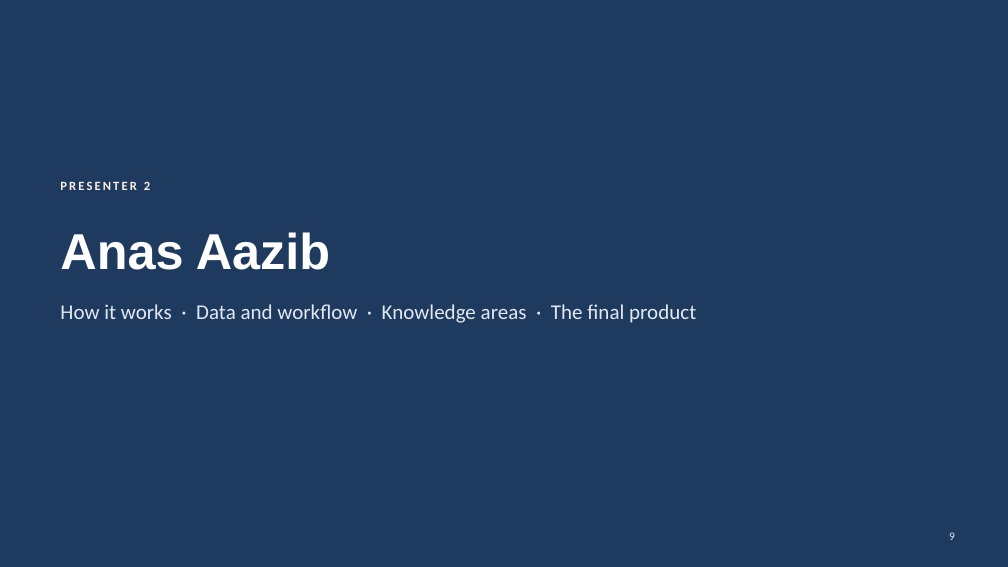
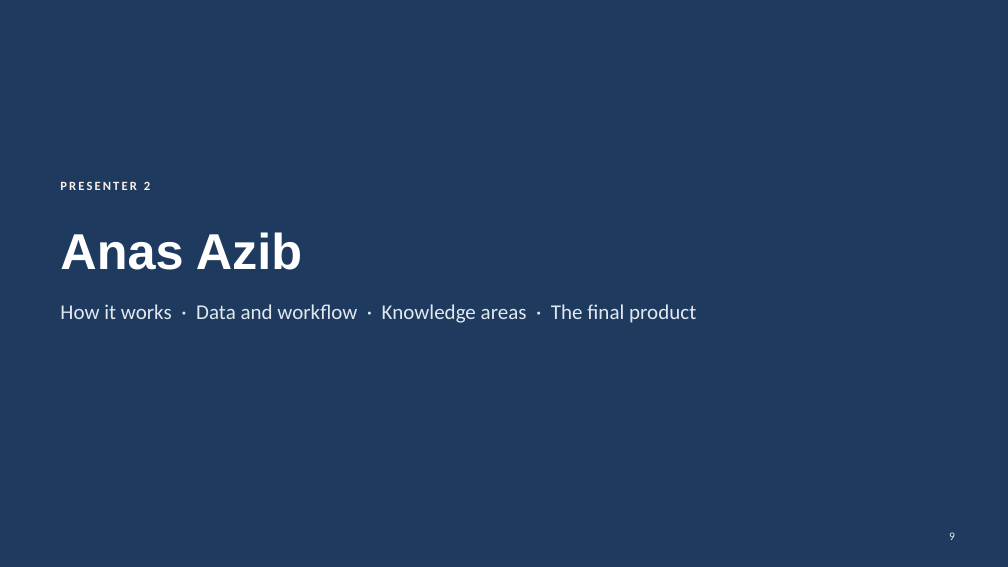
Before and after one commit to Anas-Azib/Aflami, a slide deck: slide 9 of docs/presentations/Aflami_First_Presentation_v3.pptx. Drawn at 1008x567 pixels with LibreOffice and Linux fonts; fonts in the diff are those of the drawing. Boxes give left, top, right and bottom in pixels: in the first picture for what was removed or moved away, otherwise in the second. Text is boxed around its words. In the diff, an @@ line names an element or a change of style, - is before the commit and + after.

```diff
--- a/docs/presentations/Aflami_First_Presentation_v3.pptx
+++ b/docs/presentations/Aflami_First_Presentation_v3.pptx
@@ title at <box>60,232,302,270</box>: text changed @@
-Anas Aazib
+Anas Azib
```
Also in this commit, not shown: 2 other slides changed, 33 other files.
